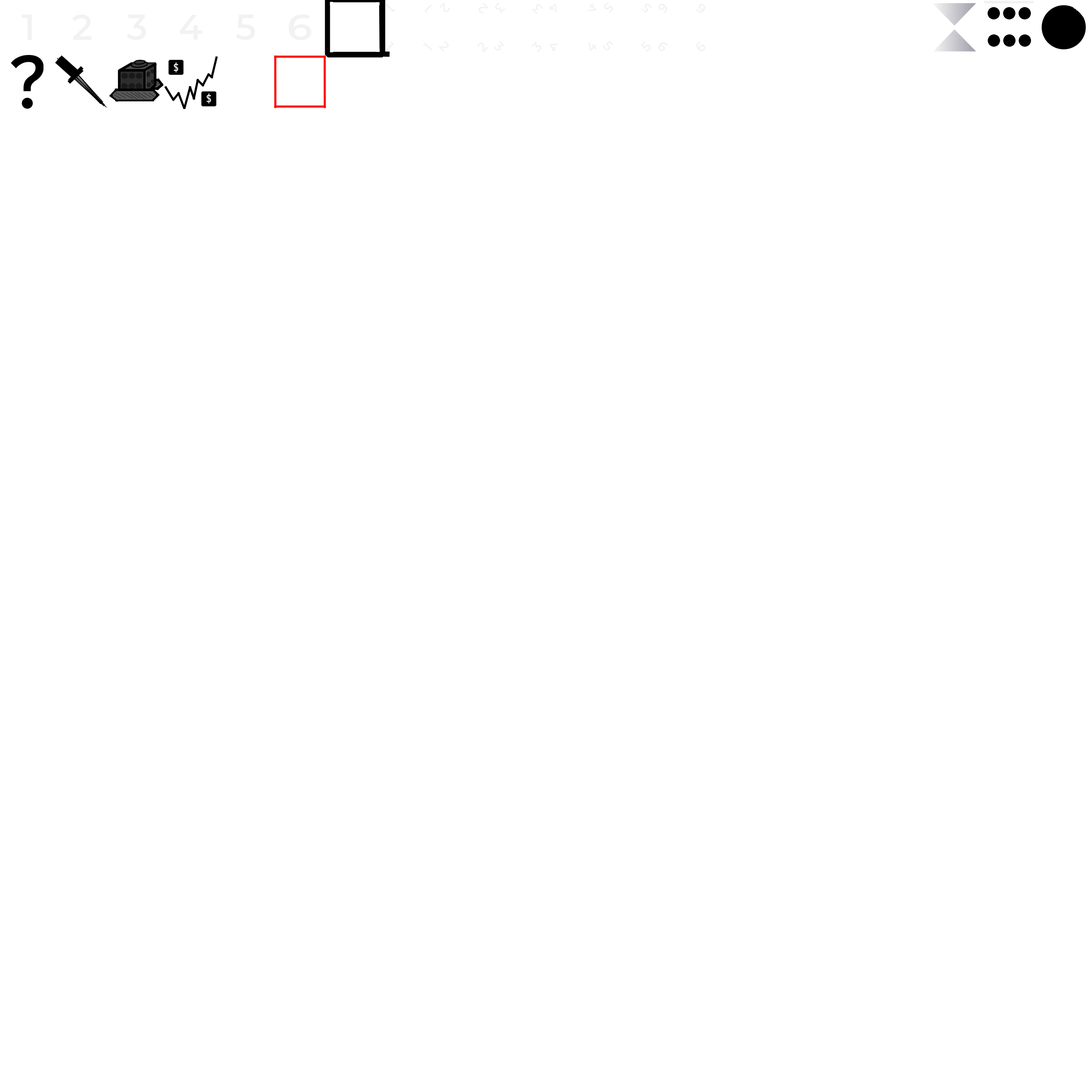
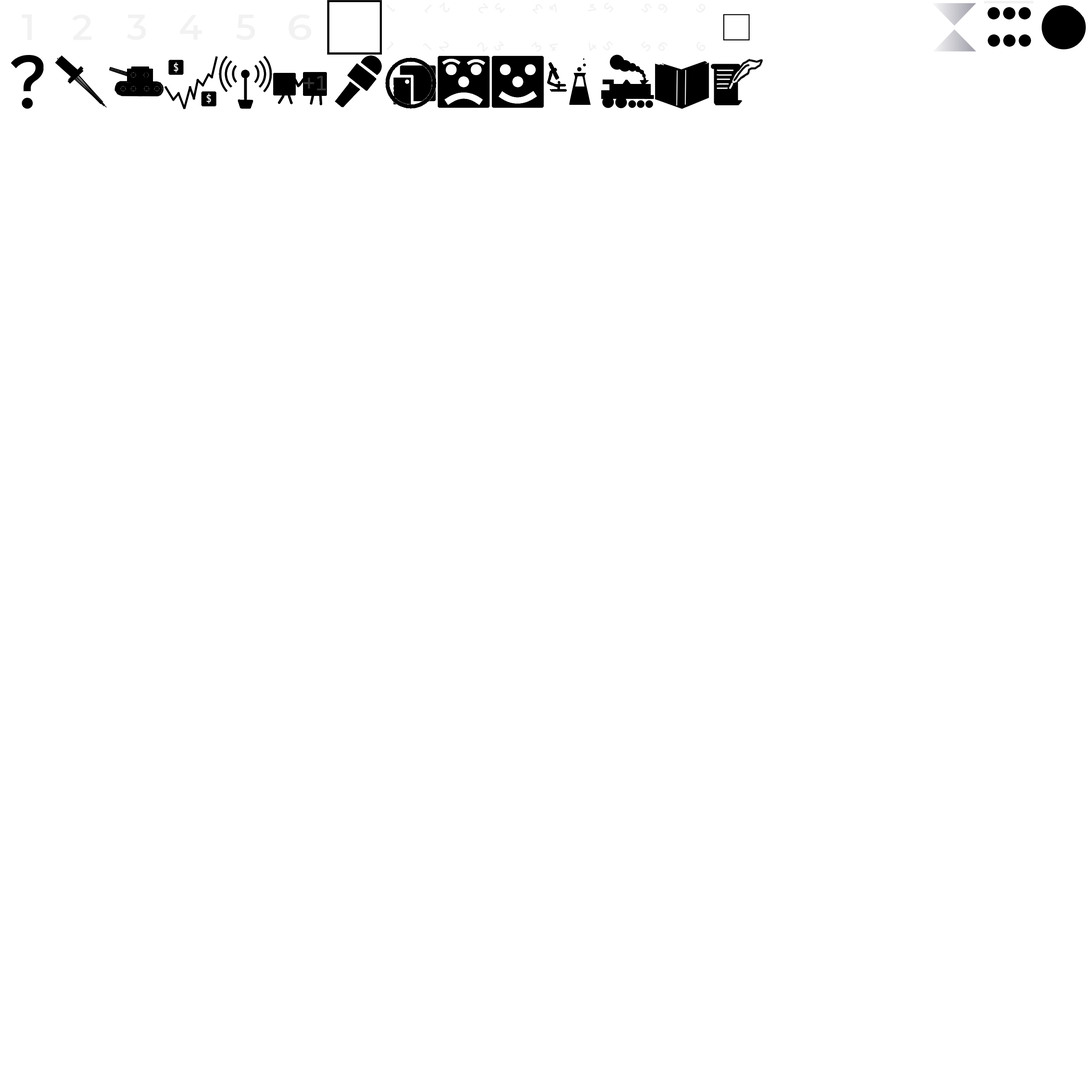
Layer changes from the first 1091 × 1091 image to the second:
added layer "Upgrades_Paint" above "Upgrades_Vector" over [109, 0, 764, 110]
